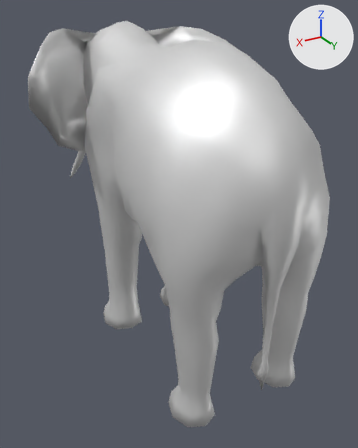
A saved change to the COLLADA model binaries/data/mods/public/art/meshes/skeletal/elephant_african_forest.dae.
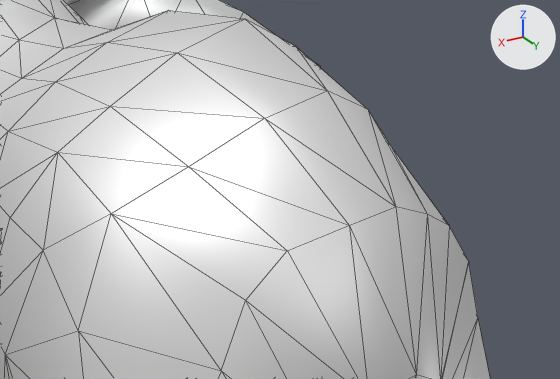
Each version appears first whole from a 50 mm lens placed at (0.122, 0.192, 0.171), pointed at (-0.006, -0.022, 0.064), and next in a close-up on the part from 34% to 100% of the width and 8% to 43% of the height. The axes (+X, +Y, +Z) are drawn at upper right. The lights are the same throughout. The close-ups show mesh edges as thin lines. Where no turn or scale is listed for an object, it has been applied to the vertices.

Names of what the first close-up shows: 'Elephant_African_Forest'.
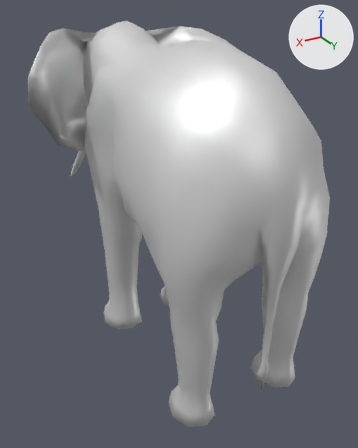
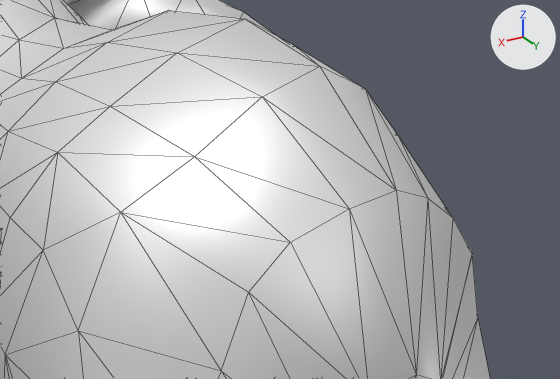
The newer file is also rescaled (x39.37) as a whole; pictures and numbers use the older file's frame.

Changed parts and their boxes (x1, y1, x2, y2) in the close-ups (560 x 379 px; the box of a moved part takes in the faces that stretch with it):
```json
{"part": 1, "of": "me_elephant_asian_002", "change": "moved or reshaped", "before": [178, 19, 395, 206], "after": [178, 19, 396, 190]}
{"part": 2, "of": "me_elephant_asian_002", "change": "moved or reshaped", "before": [111, 53, 427, 225], "after": [111, 53, 427, 209]}
{"part": 3, "of": "me_elephant_asian_002", "change": "moved or reshaped", "before": [288, 207, 449, 379], "after": [291, 190, 453, 379]}
{"part": 4, "of": "me_elephant_asian_002", "change": "moved or reshaped", "before": [221, 227, 478, 379], "after": [221, 219, 478, 379]}
{"part": 5, "of": "me_elephant_asian_002", "change": "moved or reshaped", "before": [58, 106, 449, 251], "after": [58, 92, 452, 242]}
{"part": 6, "of": "me_elephant_asian_002", "change": "moved or reshaped", "before": [43, 152, 287, 370], "after": [43, 152, 290, 370]}
```

Scene script edits in JSON lines:
```json
{"block": "me_elephant_asian_002", "where": "me_elephant_asian_002.from_pydata(...)  # 835 vertices, 1666 faces; spans x -0.064..0.064, y -0.141..0.07, z -0.001..0.166"}
{"block": "me_elephant_asian_002", "where": "# used by ob_elephant_african_forest; location = (0.0, 0.0, 0.0)"}
{"block": "me_elephant_asian_002", "change": "me_elephant_asian_002 part 1: the 1 vertex in x 0.0, y 0.046, z 0.15 is moved by (0.0, -0.002, 0.003)"}
{"block": "me_elephant_asian_002", "change": "me_elephant_asian_002 part 2: all 2 vertices in x -0.01..0.01, y 0.044, z 0.147 are moved by (0.0, -0.001, 0.003)"}
{"block": "me_elephant_asian_002", "change": "me_elephant_asian_002 part 3: all 3 vertices in x -0.008..0.008, y 0.062..0.063, z 0.133..0.136 are moved by (0.0, 0.0, 0.002)"}
{"block": "me_elephant_asian_002", "change": "me_elephant_asian_002 part 4: all 4 vertices in x -0.022..0.022, y 0.057..0.058, z 0.123..0.13 are moved by (0.0, 0.001, 0.001)"}
{"block": "me_elephant_asian_002", "change": "me_elephant_asian_002 part 5: all 2 vertices in x -0.02..0.02, y 0.039, z 0.14 are moved by (0.0, 0.002, 0.002)"}
{"block": "me_elephant_asian_002", "change": "me_elephant_asian_002 part 6: all 2 vertices in x -0.031..0.031, y 0.032, z 0.132 are moved by (0.0, 0.003, 0.001)"}
```
